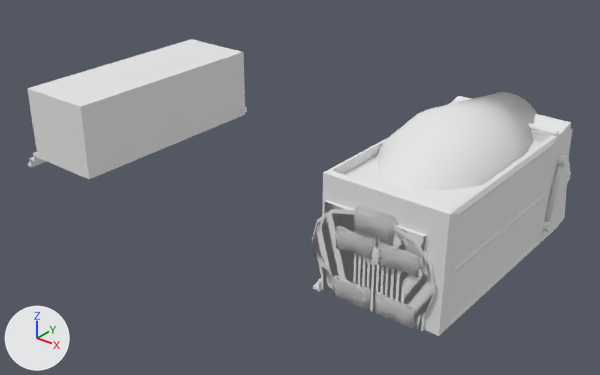
An edit to the COLLADA model objects3d/truckPayload.dae, drawn before and after from the same camera.
Before and after are seen from a 50 mm camera at (99.6, -184.1, 125.2) aimed at (-54.6, 8.7, 5.7). The lights are fixed; the arrows at lower left show +X, +Y and +Z. Where no turn or scale is listed for an object, it has been applied to the vertices.

In view in the first picture: 'container020', 'container037', 'container038', 'container042', 'container16', 'container39'.
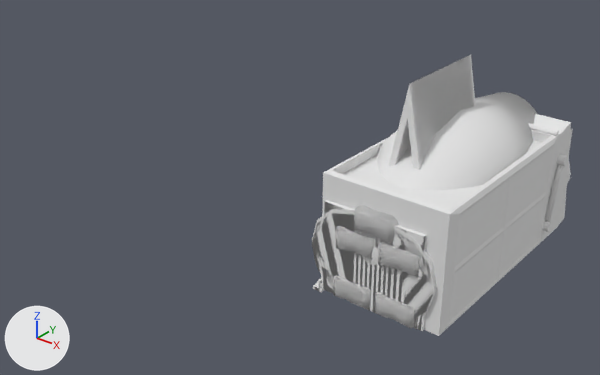
Commit message: updated truck payload

Pixel boxes (x1, y1, x2, y2) of what changed, in the pictures (600 x 375 px):
'container042', moved
    before: (27, 39, 247, 179)
    after: (319, 280, 324, 292)
'container43', added
    after: (389, 56, 474, 170)
'container044', added
    after: (469, 55, 476, 106)

The change, as a list of edits to the scene's bpy script:
```text
Add mat_02___default:
    mat_02___default = principled_material('_02 - Default')
    mat_02___default.base_color = (0.8, 0.8, 0.8)  # white #e7e7e7
    mat_02___default.roughness = 0.84
Add me_container044mesh:
    me_container044mesh.from_pydata([(-9.6, -15.2, -17.2), (-11.4, -15.2, -16.8), (-11.4, 15.2, -16.8), (-9.6, 15.2, -17.2), (0.1, -15.2, 29.7), (0.1, -15.2, 38.8), (0.1, 15.2, 38.8), (0.1, 15.2, 29.7), (9.5, -15.2, -17.4), (11.3, -15.2, -17.1), (11.3, 15.2, -17.1), (9.5, 15.2, -17.4)], [], [(5, 1, 4), (0, 4, 1), (5, 2, 1), (2, 5, 6), (7, 3, 2), (2, 6, 7), (4, 0, 3), (4, 3, 7), (9, 5, 4), (4, 8, 9), (5, 9, 10), (5, 10, 6), (7, 10, 11), (6, 10, 7), (4, 11, 8), (11, 4, 7), (0, 1, 2), (0, 2, 3), (10, 9, 8), (11, 10, 8)])
    me_container044mesh.materials.append(mat_02___default)  # its picture is missing
Add me_container43mesh:
    me_container43mesh.from_pydata([(-9.6, -15.2, -17.2), (-11.4, -15.2, -16.8), (-11.4, 15.2, -16.8), (-9.6, 15.2, -17.2), (0.1, -15.2, 29.7), (0.1, -15.2, 38.8), (0.1, 15.2, 38.8), (0.1, 15.2, 29.7), (9.5, -15.2, -17.4), (11.3, -15.2, -17.1), (11.3, 15.2, -17.1), (9.5, 15.2, -17.4)], [], [(5, 1, 4), (0, 4, 1), (5, 2, 1), (2, 5, 6), (7, 3, 2), (2, 6, 7), (4, 0, 3), (4, 3, 7), (9, 5, 4), (4, 8, 9), (5, 9, 10), (5, 10, 6), (7, 10, 11), (6, 10, 7), (4, 11, 8), (11, 4, 7), (0, 1, 2), (0, 2, 3), (10, 9, 8), (11, 10, 8)])
    me_container43mesh.materials.append(mat_02___default)  # its picture is missing
Change ob_container042:
    ob_container042.location: (-138.4, 14.5, 1.1) -> (-2.8, 14.5, 1.1)
Add ob_container044:
    ob_container044 = bpy.data.objects.new('container044', me_container044mesh)
    ob_container044.location = (-1.2, 1.0, 20.3)
Add ob_container43:
    ob_container43 = bpy.data.objects.new('container43', me_container43mesh)
    ob_container43.location = (-1.2, 0.0, 20.3)
```
